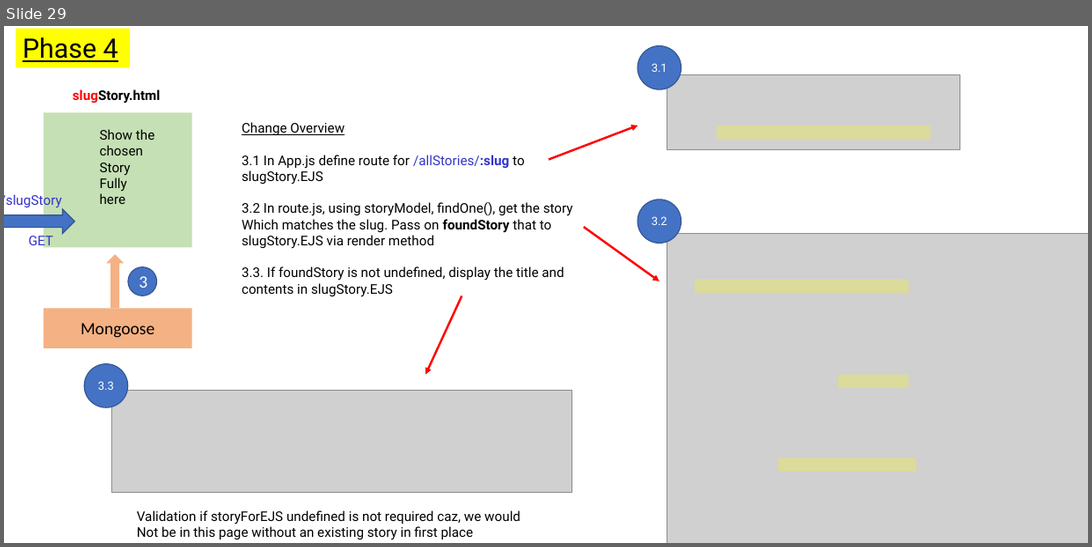
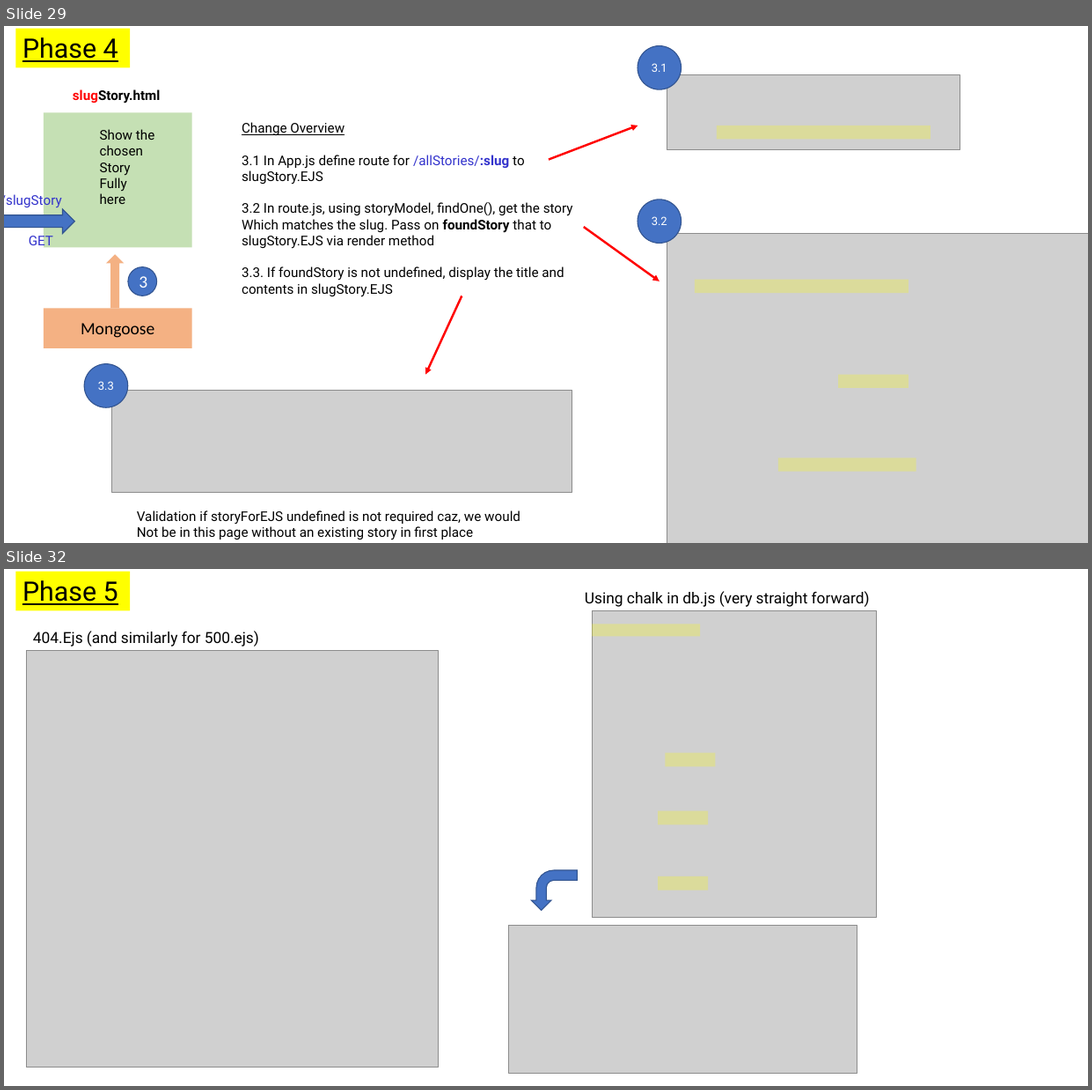
Before and after one commit to parthi2929/leave-the-marks-parthi2929, a slide deck: My Understanding.pptx. Shown one above the other, each under a label of ours: slide 29 before the commit, slides 29 and 32 after it; the slides between them are not shown. The pictures are 1092x547 and 1092x1090 pixels, drawn with LibreOffice and Linux fonts; fonts in the diff are those of the drawing; grey boxes stand for pictures. Boxes give left, top, right and bottom in pixels: in the first picture for what was removed or moved away, otherwise in the second. Text is boxed around its words. In the diff, an @@ line names an element or a change of style, - is before the commit and + after.

Commit message:
chalk, 404, and 500 error handling done

```diff
--- a/My Understanding.pptx
+++ b/My Understanding.pptx
@@ slide 32 added at bbox=[4, 569, 1088, 1086], background #FFFFFF @@
@@ rectangle added at bbox=[15, 571, 130, 610], fill #FFFF00, 28 pt, text #000000, underline @@
+Phase 5
@@ text added at bbox=[585, 591, 870, 607], 16 pt, text #000000 @@
+Using chalk in db.js (very straight forward)
@@ picture added at bbox=[592, 611, 877, 917] @@
@@ text added at bbox=[33, 631, 259, 646], 16 pt, text #000000 @@
+404.Ejs (and similarly for 500.ejs)
@@ rectangle added at bbox=[592, 624, 700, 637], fill #FFFF00 at 25% opacity @@
@@ picture added at bbox=[26, 650, 439, 1066] @@
@@ rectangle added at bbox=[666, 753, 716, 766], fill #FFFF00 at 25% opacity @@
@@ rectangle added at bbox=[658, 811, 708, 824], fill #FFFF00 at 25% opacity @@
@@ bent arrow added at bbox=[531, 870, 577, 910], fill #4472C4, outline #325491 1 pt @@
@@ rectangle added at bbox=[658, 876, 708, 890], fill #FFFF00 at 25% opacity @@
@@ picture added at bbox=[508, 925, 857, 1073] @@
```
Also in this commit, not shown: 2 other slides added, 10 other files.
